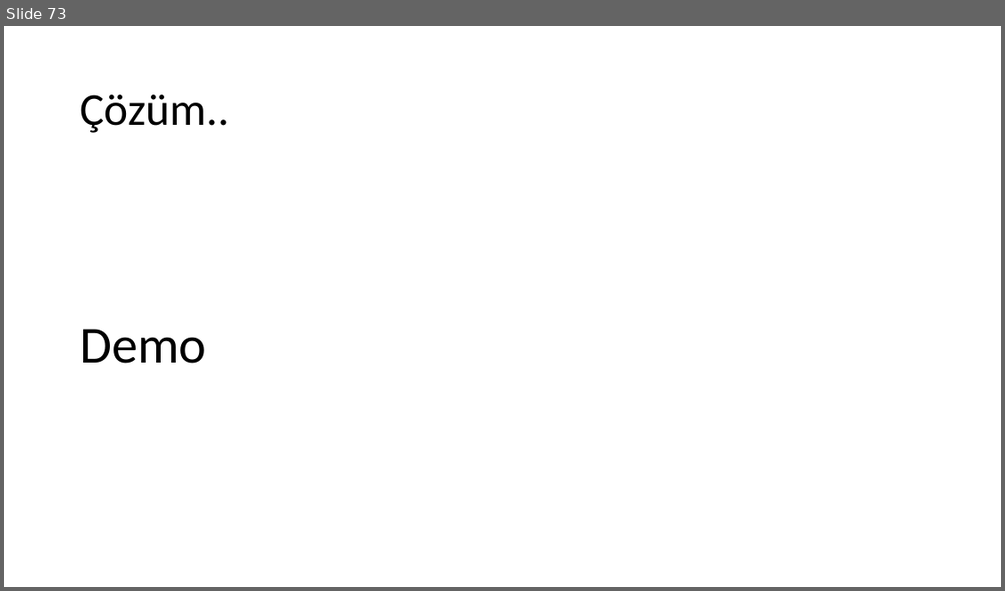
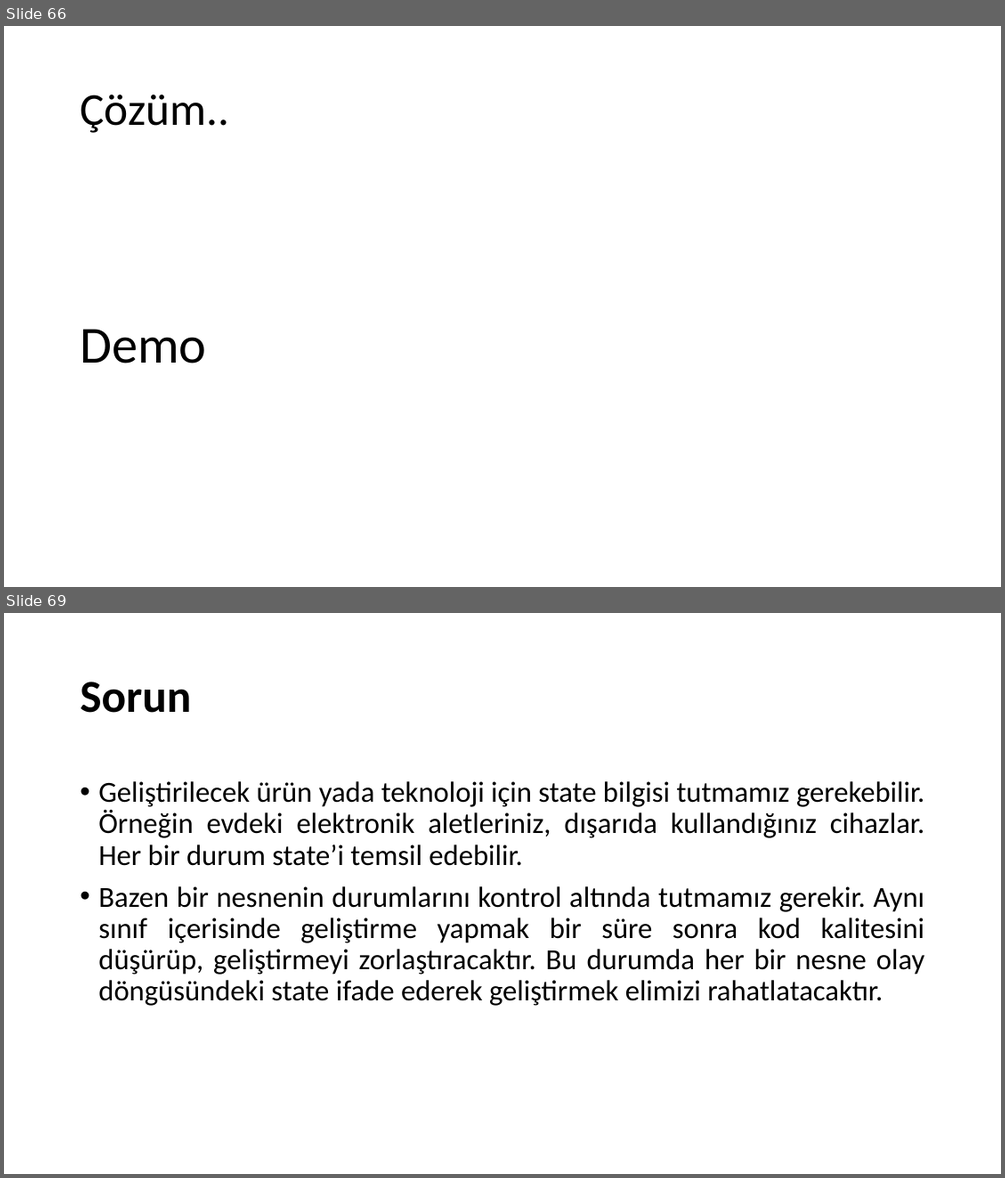
Before and after one commit to umiitkose/DesignPattern-Umiitkose, a slide deck: Tasarımdesenleri.pptx. Shown one above the other, each under a label of ours: slide 73 before the commit, slides 66 and 69 after it; the slides between them are not shown. The pictures are 1005x591 and 1005x1178 pixels, drawn with LibreOffice and Linux fonts; fonts in the diff are those of the drawing. Boxes give left, top, right and bottom in pixels: in the first picture for what was removed or moved away, otherwise in the second. Text is boxed around its words. In the diff, an @@ line names an element or a change of style, - is before the commit and + after.

```diff
--- a/Tasarımdesenleri.pptx
+++ b/Tasarımdesenleri.pptx
@@ slide 69 added at (4,613,1001,1174), background #FFFFFF @@
@@ title added at (80,682,191,713), 44 pt, text #000000, bold @@
+Sorun
@@ text added at (98,781,925,1005), 28 pt, text #000000 @@
+• Geliştirilecek ürün yada teknoloji için state bilgisi tutmamız gerekebilir. Örneğin evdeki elektronik aletleriniz, dışarıda kullandığınız cihazlar. Her bir durum state’i temsil edebilir.
+• Bazen bir nesnenin durumlarını kontrol altında tutmamız gerekir. Aynı sınıf içerisinde geliştirme yapmak bir süre sonra kod kalitesini düşürüp, geliştirmeyi zorlaştıracaktır. Bu durumda her bir nesne olay döngüsündeki state ifade ederek geliştirmek elimizi rahatlatacaktır.
@@ what was slide 73 is now slide 66 @@
```
Also in this commit, not shown: 6 slides changed, 27 other slides added, 2 slides removed.
